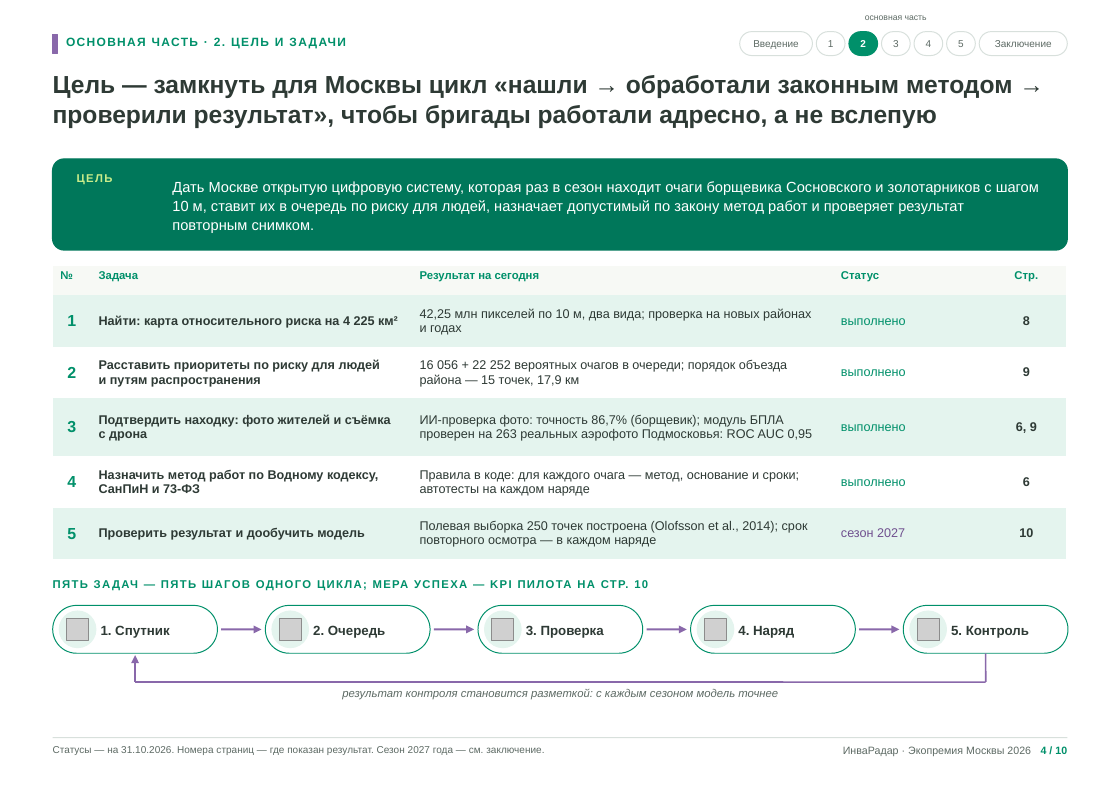
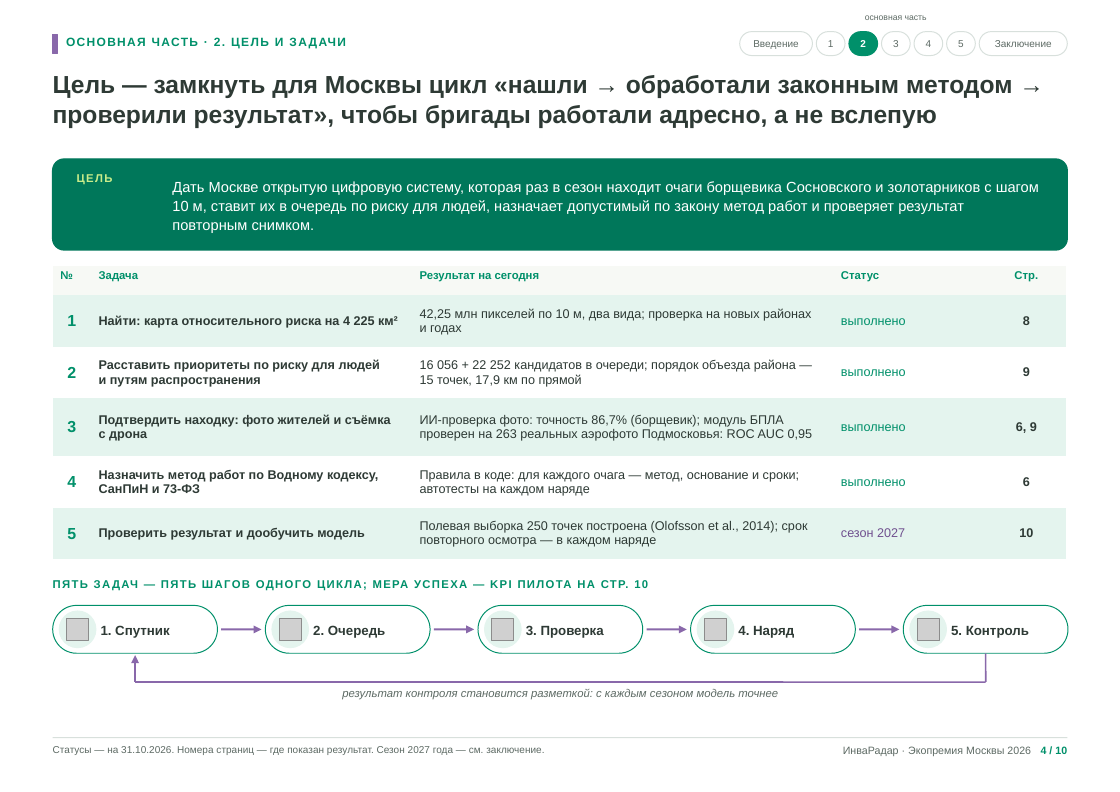
Before and after one commit to KonkovDV/InvaRadar, a slide deck: slide 4 of presentation/InvaRadar_Ecopremia2026_podacha.pptx. Drawn at 1120x792 pixels with LibreOffice and Linux fonts; fonts in the diff are those of the drawing; grey boxes stand for pictures; background and template pictures are left out. Boxes give left, top, right and bottom in pixels: in the first picture for what was removed or moved away, otherwise in the second. Text is boxed around its words. In the diff, an @@ line names an element or a change of style, - is before the commit and + after.

```diff
--- a/presentation/InvaRadar_Ecopremia2026_podacha.pptx
+++ b/presentation/InvaRadar_Ecopremia2026_podacha.pptx
@@ table at [53, 266, 1066, 551] @@
-row 3, column 3: 16 056 + 22 252 вероятных очагов в очереди; порядок объезда района — 15 точек, 17,9 км
+row 3, column 3: 16 056 + 22 252 кандидатов в очереди; порядок объезда района — 15 точек, 17,9 км по прямой
```
Also in this commit, not shown: 9 other slides changed, 5 other files.
